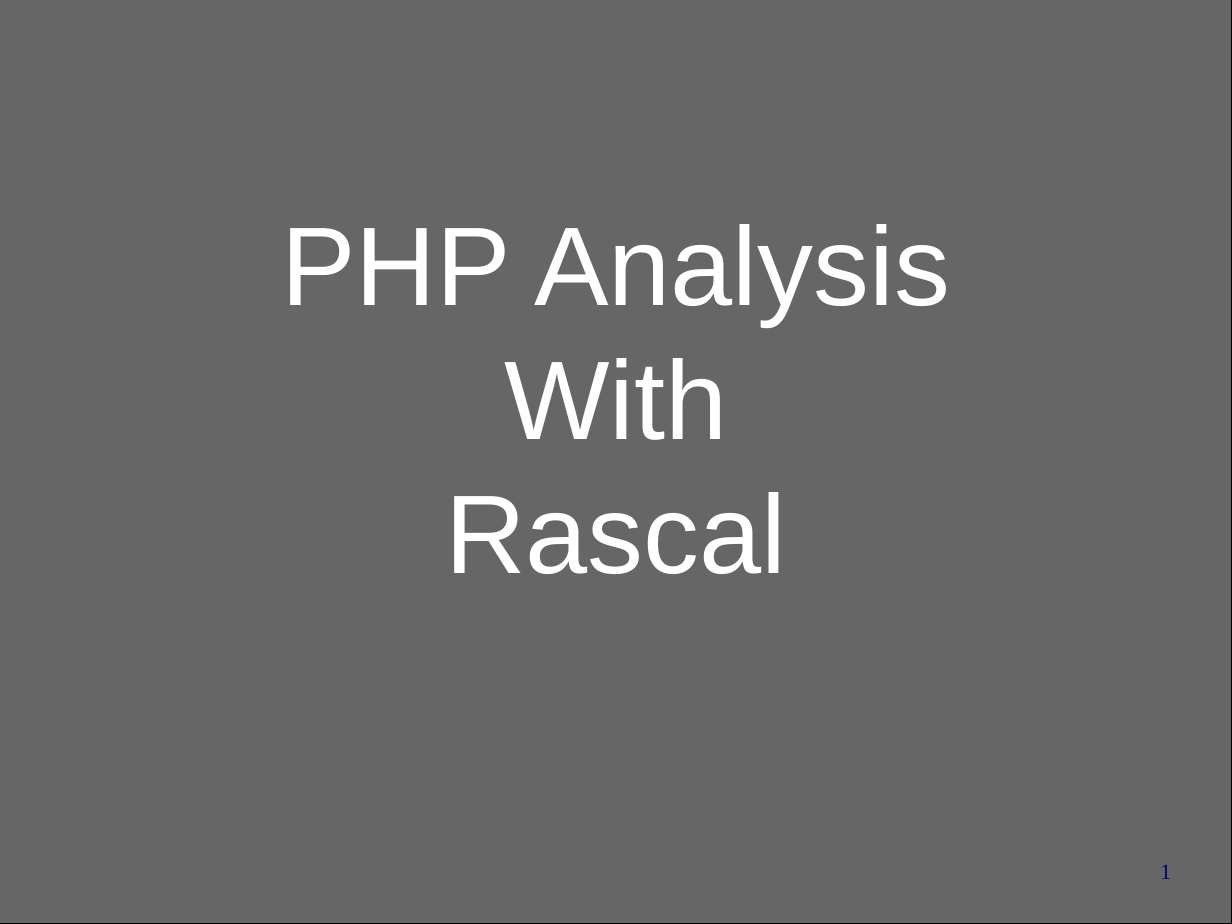
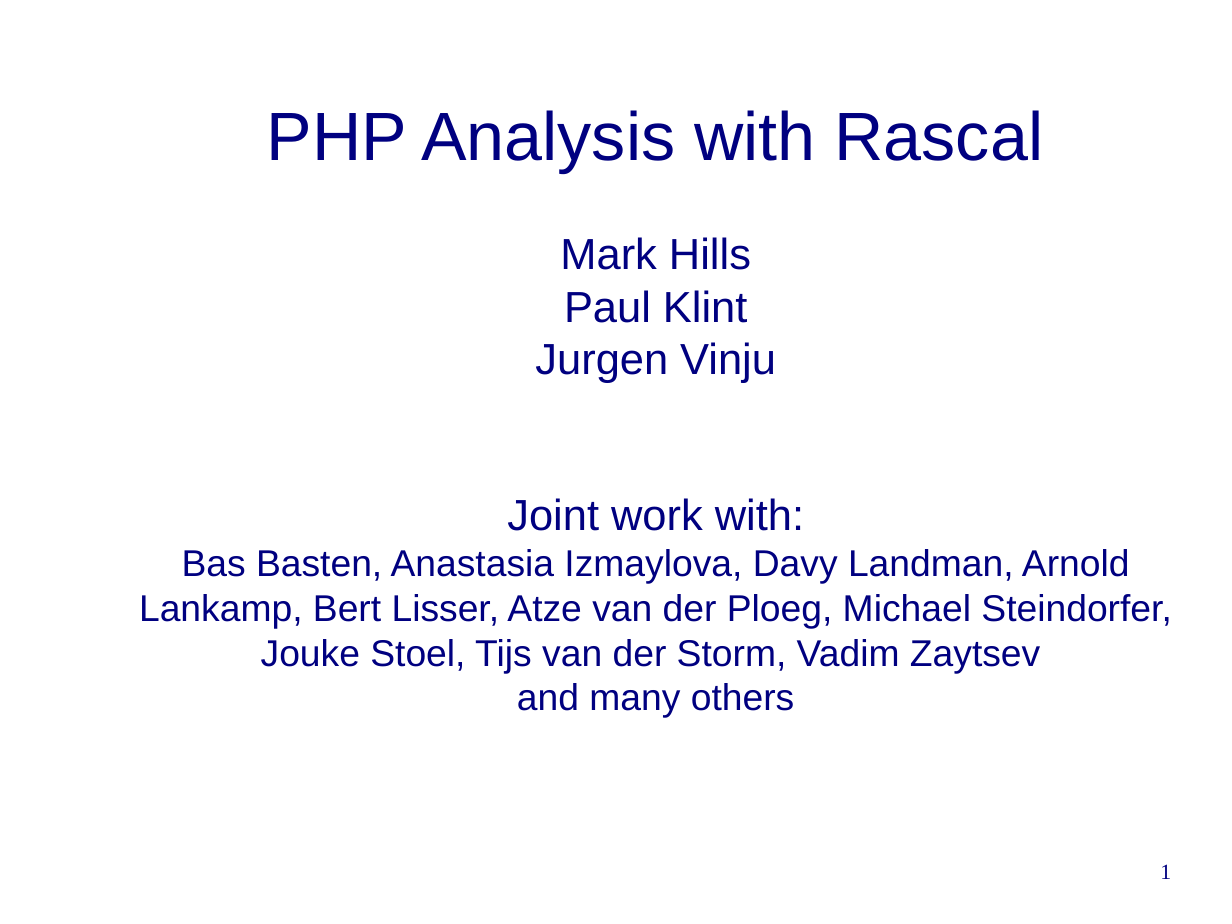
Before and after one commit to cwi-swat/rascal-course-pldi-2015, a slide deck: slide 1 of presentations/PHP-analysis.odp. Drawn at 1232x924 pixels with LibreOffice and Linux fonts; fonts in the diff are those of the drawing; background and template pictures are left out. Boxes give left, top, right and bottom in pixels: in the first picture for what was removed or moved away, otherwise in the second. Text is boxed around its words. In the diff, an @@ line names an element or a change of style, - is before the commit and + after.

```diff
--- a/presentations/PHP-analysis.odp
+++ b/presentations/PHP-analysis.odp
@@ rectangle removed at [0, 0, 1232, 924] @@
@@ title added at [139, 110, 1171, 718], 24 pt, text #000080 @@
+PHP Analysis with Rascal
+Mark Hills
+Paul Klint
+Jurgen Vinju
+Joint work with:
+Bas Basten, Anastasia Izmaylova, Davy Landman, Arnold Lankamp, Bert Lisser, Atze van der Ploeg, Michael Steindorfer, Jouke Stoel, Tijs van der Storm, Vadim Zaytsev
+and many others
@@ subtitle removed at [282, 224, 950, 574] @@
-PHP Analysis
-With
-Rascal
```
Also in this commit, not shown: 15 slides added, 1 slide removed.
